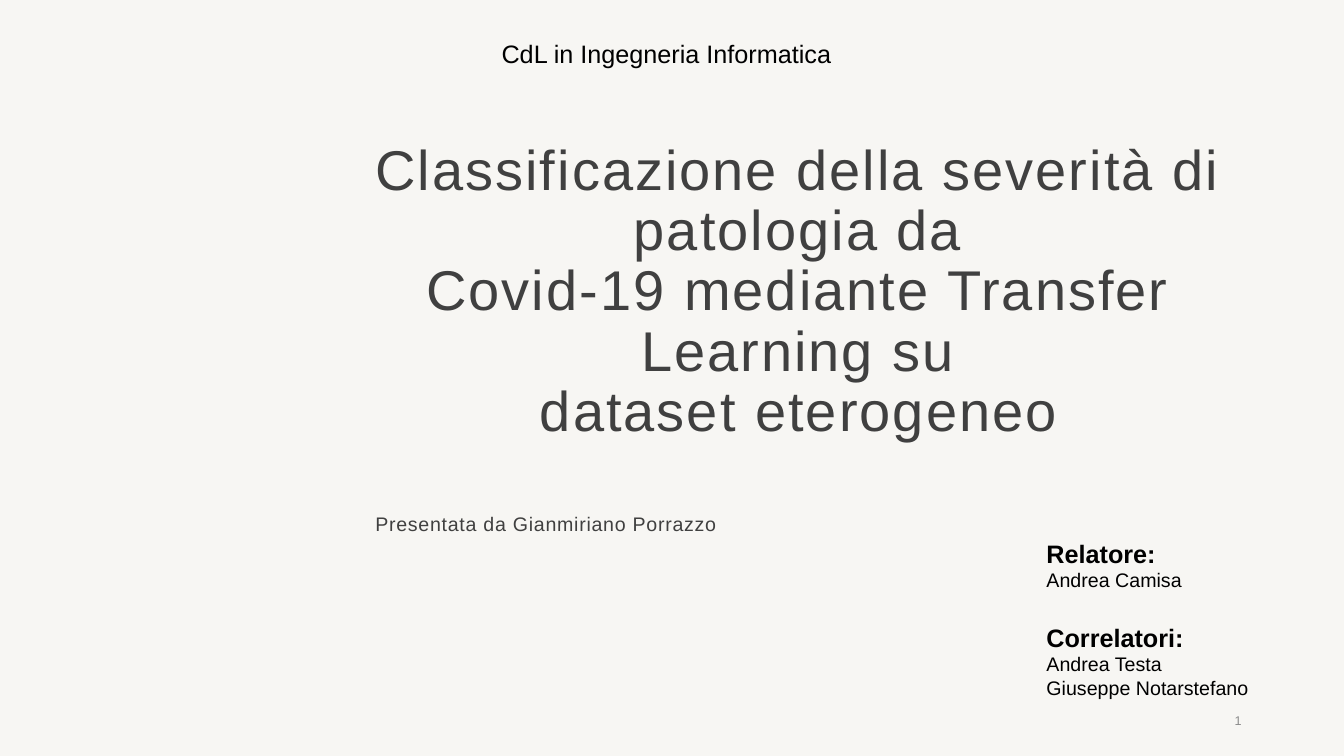
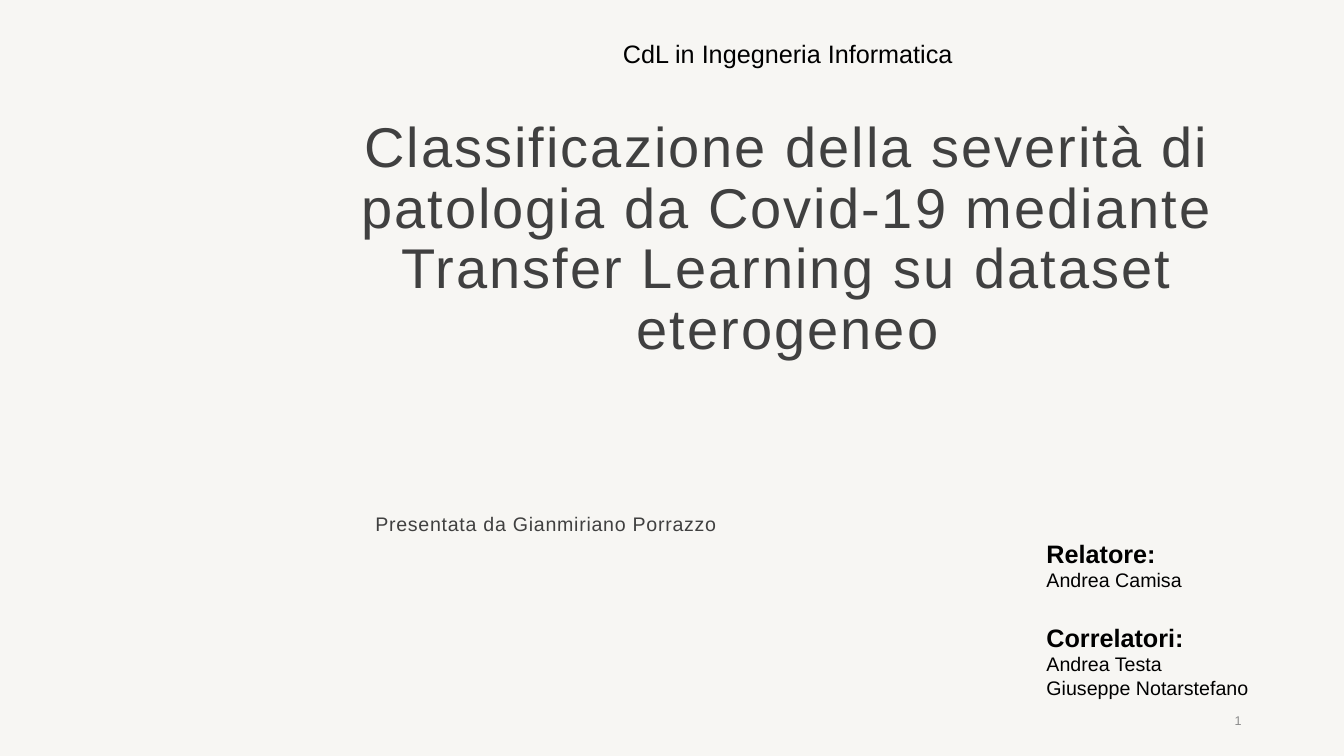
Before and after one commit to cronoimpius/Tesi, a slide deck: slide 1 of presentazione_tesi.pptx. Drawn at 1344x756 pixels with LibreOffice and Linux fonts; fonts in the diff are those of the drawing; background and template pictures are left out. Boxes give left, top, right and bottom in pixels: in the first picture for what was removed or moved away, otherwise in the second. Text is boxed around its words. In the diff, an @@ line names an element or a change of style, - is before the commit and + after.

```diff
--- a/presentazione_tesi.pptx
+++ b/presentazione_tesi.pptx
@@ text "CdL in Ingegneria Informatica": place and size @@
-text "CdL in Ingegneria Informatica" at [502,44,831,69]
+text "CdL in Ingegneria Informatica" at [623,44,953,69]
@@ text "CdL in Ingegneria Informatica" at [623,44,953,69]: alignment left to centre @@
@@ title "Classificazione della severità di patologia ..." rewrapped from [375,148,1218,441] to [361,125,1210,358] @@
```
Also in this commit, not shown: 3 other slides changed, 1 other file.
